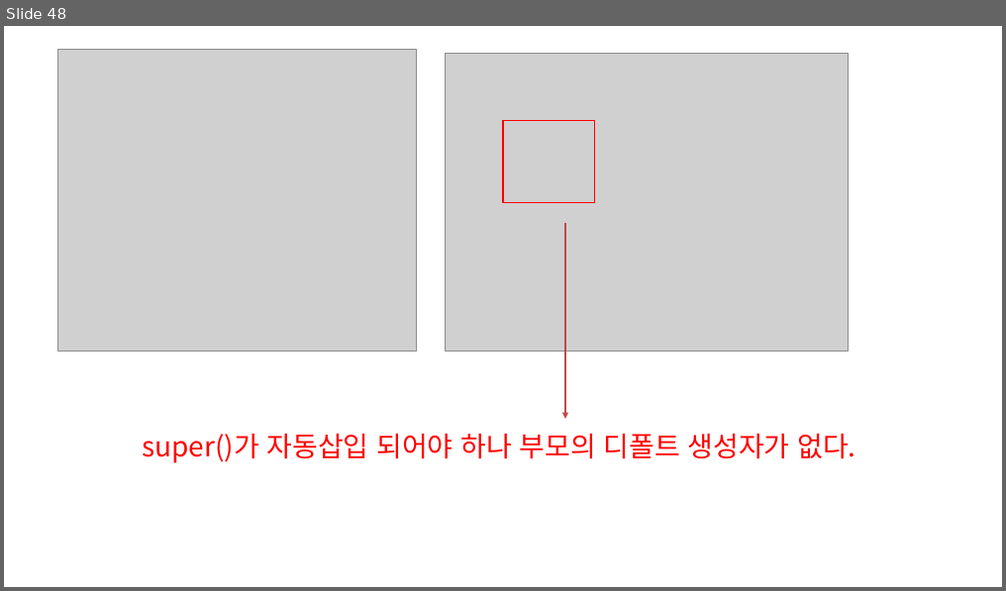
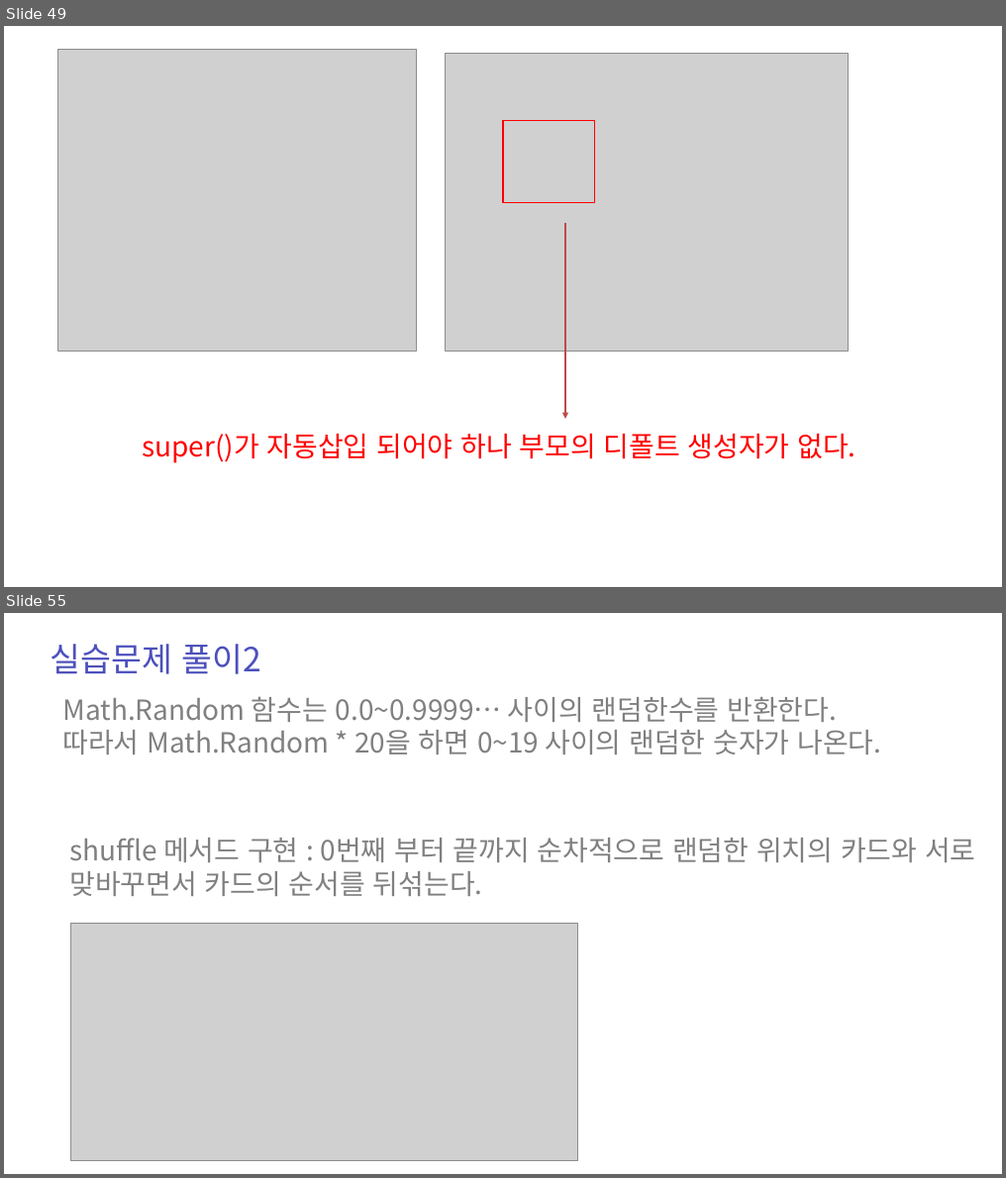
Before and after one commit to zest132/JavaLecture, a slide deck: JavaLecture/LectureFile/java 9강.pptx. Shown one above the other, each under a label of ours: slide 48 before the commit, slides 49 and 55 after it; the slides between them are not shown. The pictures are 1006x591 and 1006x1178 pixels, drawn with LibreOffice and Linux fonts; fonts in the diff are those of the drawing; grey boxes stand for pictures. Boxes give left, top, right and bottom in pixels: in the first picture for what was removed or moved away, otherwise in the second. Text is boxed around its words. In the diff, an @@ line names an element or a change of style, - is before the commit and + after.

```diff
--- a/JavaLecture/LectureFile/java 9강.pptx
+++ b/JavaLecture/LectureFile/java 9강.pptx
@@ slide 55 added at [4, 613, 1002, 1174], background #FFFFFF @@
@@ text added at [51, 644, 262, 674], 48 pt, text #4C50BC @@
+실습문제 풀이2
@@ text added at [63, 696, 881, 755], 40 pt, text #808080 @@
+Math.Random 함수는 0.0~0.9999… 사이의 랜덤한수를 반환한다.
+따라서 Math.Random * 20을 하면 0~19 사이의 랜덤한 숫자가 나온다.
@@ text added at [69, 838, 975, 896], 40 pt, text #808080 @@
+shuffle 메서드 구현 : 0번째 부터 끝까지 순차적으로 랜덤한 위치의 카드와 서로 맞바꾸면서 카드의 순서를 뒤섞는다.
@@ picture added at [70, 923, 578, 1160] @@
@@ what was slide 48 is now slide 49 @@
```
Also in this commit, not shown: 2 slides changed, 7 other slides added, 16 other files.
